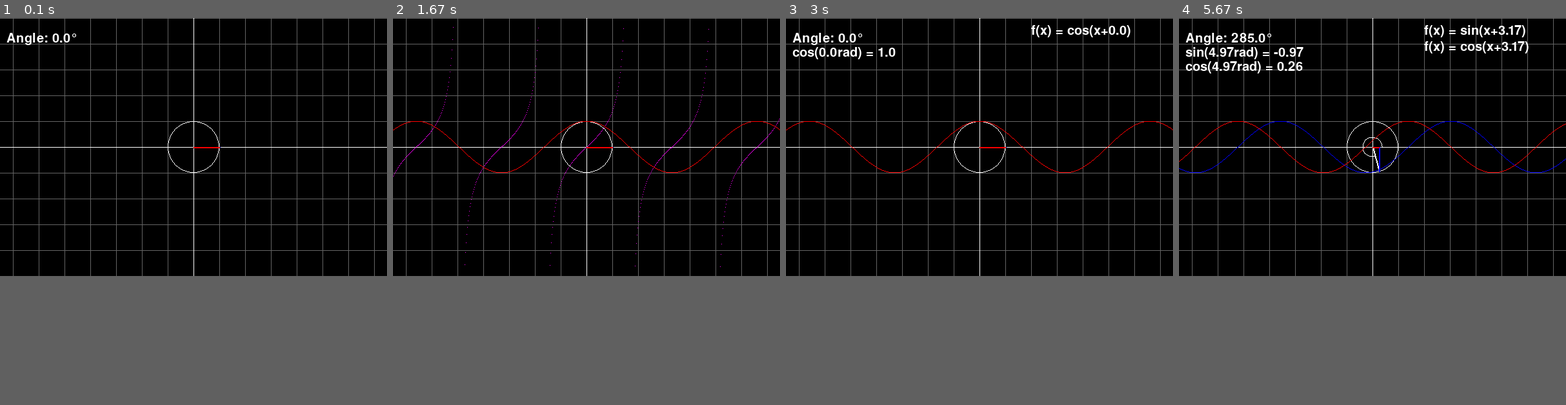
Above: before the commit, frames 1-4 (left to right).
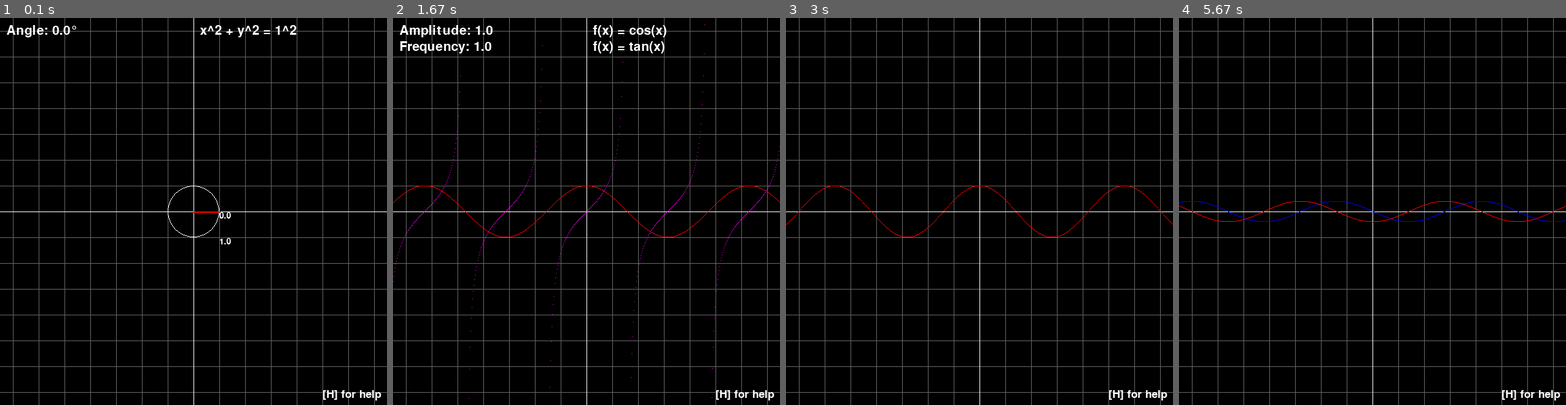
Above: after the commit, the same moments.

Repository: NamoradoDoPedro/Trigonometric_Ratios-Pygame
Game: pygame game, started from main.py
Same seed, same stepped clock (60 frames per second), same inputs: the game is played once before the commit and once after it.
Inputs:
- Up to frame 1 (0.1 s): no input
- Up to frame 2 (1.67 s): tap C at 0.33 s; hold H 0.67-1.13 s; hold D 0.67-1.13 s; tap T at 0.82 s; hold H 1.17-1.63 s; hold D 1.17-1.63 s; tap I at 1.32 s
- Up to frame 3 (3 s): tap Right at 1.67 s; hold D 2-2.47 s; tap T at 2.15 s; hold D 2.5-2.97 s; tap I at 2.65 s
- Up to frame 4 (5.67 s): hold S 3-3.3 s; hold Down 3-3.3 s; tap C at 3.15, 4.55 s; hold D 3.33-3.97 s; tap T at 3.48, 5.05 s; hold S 4-4.37 s; hold Down 4-4.37 s; tap I at 4.15, 5.55 s; hold D 4.4-4.87 s; hold D 4.9-5.37 s; hold S from 5.4 s (still down); hold Down from 5.4 s (still down)
In our replay, the window is 600x400 before the commit and 600x600 after it. These sizes can differ from the game's own. Grey fills any space a smaller window leaves; there, only what the larger window draws over its background counts as a difference.

The runs differ from the first frame. In frame 1, 5.8% of the frame differs, in the area x 0-100%, y 0-100%; in frame 2, 6.6%; in frame 3, 6.2%; in frame 4, 7.2%.

Commit message:
Update main.py

Diff:
--- a/main.py
+++ b/main.py
@@ -1,21 +1,27 @@
 import pygame as pg
 from pygame import Vector2 as v
 from pygame.locals import *
+from pygame.draw import line, arc, circle, rect
 
 from math import sin, cos, tan, radians, degrees
 from sys import exit
 
+WHITE = (255, 255, 255)
+GRAY = (100, 100, 100)
+BLACK = (0, 0, 0)
+FONT = pg.font.get_default_font()
+
 
 class Display:
-    dimension = v(600, 400)
-    display = pg.display.set_mode((dimension))
+    dimension = v(600, 600)
+    display = pg.display.set_mode(dimension)
     title = pg.display.set_caption("Graphic")
 
 
 class Math:
     amplitude = 40
-    frequency = 0.02379
-    angle_ajust = 0.73333333333333333333333333333333
+    frequency = amplitude/(amplitude*amplitude)
+    angle_ajust = 0.69722222222222222222222222222222
 
 
 class Graphic:
@@ -27,13 +33,14 @@
         self.tan_color = (255, 0, 255)
 
     def reset(self) -> None:
-        self.dimension = v(1, 1)
+        self.DIMENSION = v(1, 1)
         self.amplitude = Math.amplitude
         self.frequency = Math.frequency
-        self.e = 0
+        self.circle_value = 0
         self.circle_size = 1
+        self.arc_size = v(30*self.circle_size, 30*self.circle_size)
+        self.sin_size = 1
         self.cos_size = 1
-        self.sin_size = 1
         self.tan_size = 1
 
         self.toggle_sin = False
@@ -41,6 +48,10 @@
         self.toggle_tan = False
         self.toggle_circle = True
         self.toggle_info = True
+        self.toggle_help = False
+
+        self.toggle_axes = True
+        self.toggle_background_axes = True
 
     def change_size(self, x):
         self.circle_size = x
@@ -50,118 +61,138 @@
 
     @staticmethod
     def axes() -> None:
-        WHITE = (255, 255, 255)
-        mid = v(int(Display.dimension.x/2), int(Display.dimension.y/2))
-        line = pg.draw.line
+        mid = (Display.dimension/2)
 
         # Axes X
-        line(Display.display, WHITE, (mid.x, 0), (mid.x, Display.dimension.x))
+        line(Display.display, WHITE, (0, mid.y), (Display.dimension.x, mid.y))
         # Axes Y
-        line(Display.display, WHITE, (0, mid.y), (Display.dimension.x, mid.y))
-
-    @staticmethod
-    def background_axes() -> None:
-        GRAY = (100, 100, 100)
-        line = pg.draw.line
-
-        for i in range(int(Display.dimension.x/40)):
-            line(Display.display, GRAY,
-                 ((i*40)+20, 0), ((i*40)+20, Display.dimension.y))
-
-        for i in range(int(Display.dimension.y/40)):
-            line(Display.display, GRAY,
-                 (0, (i*40)), (Display.dimension.x, (i*40)))
-
-    def sin(self, ag: int = None) -> None:
-        mid = v(int(Display.dimension.x/2), int(Display.dimension.y/2))
+        line(Display.display, WHITE, (mid.x, 0), (mid.x, Display.dimension.y))
+
+    def background_axes(self) -> None:
+        if self.toggle_background_axes:
+            if (Display.dimension.x/Math.amplitude) == int(Display.dimension.x/Math.amplitude) and \
+                    (Display.dimension.y/Math.amplitude) == int(Display.dimension.y/Math.amplitude):
+                if (Display.dimension.x/Math.amplitude) % 2 != 0:
+                    for i in range(int(Display.dimension.x/Math.amplitude)):
+                        line(Display.display, GRAY,
+                             ((i*Math.amplitude)+Math.amplitude/2, 0), ((i*Math.amplitude)+Math.amplitude/2, Display.dimension.y))
+
+                else:
+                    for i in range(int(Display.dimension.x/Math.amplitude)):
+                        line(Display.display, GRAY,
+                             ((i*Math.amplitude), 0), ((i*Math.amplitude), Display.dimension.y))
+
+                if (Display.dimension.y/Math.amplitude) % 2 != 0:
+                    for i in range(int(Display.dimension.y/Math.amplitude)):
+                        line(Display.display, GRAY,
+                             (0, (i*Math.amplitude)+Math.amplitude/2), (Display.dimension.x, (i*Math.amplitude)+Math.amplitude/2))
+
+                else:
+                    for i in range(int(Display.dimension.y/Math.amplitude)):
+                        line(Display.display, GRAY,
+                             (0, (i*Math.amplitude)), (Display.dimension.x, (i*Math.amplitude)))
+
+            else:
+                print("The background_axes() function cannot be executed because it does not have an integer division of the result between Display.dimension and Math.amplitude")
+                self.toggle_background_axes = not self.toggle_background_axes
+
+    def sin(self, trigger: int = None) -> None:
+        mid = (Display.dimension/2)
 
         for i in range(-int(Display.dimension.x*self.sin_size), int(Display.dimension.x*self.sin_size)):
-            center_line = self.dimension.x * (i+mid.x)
+            center_line = self.DIMENSION.x * (i+mid.x)
 
             x = sin(i*self.frequency/self.sin_size) * \
                 -(self.amplitude*self.sin_size)+mid.y
 
-            if ag is None:
+            if trigger is None:
                 if not self.toggle_circle:
-                    pg.draw.rect(Display.display, self.sin_color,
-                                 ((center_line, int(x)), (self.dimension)))
+                    rect(Display.display, self.sin_color,
+                         ((center_line, int(x)), (self.DIMENSION)))
             else:
-                pg.draw.rect(Display.display, self.sin_color,
-                             ((center_line+ag, int(x)), (self.dimension)))
-
-    def cos(self, ag: int = None) -> None:
-        mid = v(int(Display.dimension.x/2), int(Display.dimension.y/2))
+                rect(Display.display, self.sin_color,
+                     ((center_line+trigger, int(x)), (self.DIMENSION)))
+
+    def cos(self, trigger: int = None) -> None:
+        mid = (Display.dimension/2)
 
         for i in range(-int(Display.dimension.x*self.cos_size), int(Display.dimension.x*self.cos_size)):
-            center_line = self.dimension.x * (i+mid.x)
+            center_line = self.DIMENSION.x * (i+mid.x)
 
             x = cos(i*self.frequency/self.cos_size) * \
                 -(self.amplitude*self.cos_size)+mid.y
 
-            if ag is None:
+            if trigger is None:
                 if not self.toggle_circle:
-                    pg.draw.rect(Display.display, self.cos_color,
-                                 ((center_line, int(x)), (self.dimension)))
+                    rect(Display.display, self.cos_color,
+                         ((center_line, int(x)), (self.DIMENSION)))
             else:
-                pg.draw.rect(Display.display, self.cos_color,
-                             ((center_line+ag, int(x)), (self.dimension)))
+                rect(Display.display, self.cos_color,
+                     ((center_line+trigger, int(x)), (self.DIMENSION)))
 
     def tan(self) -> None:
-        mid = v(int(Display.dimension.x/2), int(Display.dimension.y/2))
+        mid = (Display.dimension/2)
 
         for i in range(int(-mid.x), int(+mid.x)):
-            center_line = self.dimension.x * (i+mid.x)
+            center_line = self.DIMENSION.x * (i+mid.x)
 
             x = tan(i*self.frequency/self.tan_size)*- \
                 (self.amplitude*self.tan_size)+mid.y
 
-            pg.draw.rect(Display.display, self.tan_color,
-                         ((center_line, int(x)), (self.dimension)))
+            rect(Display.display, self.tan_color,
+                 ((center_line, int(x)), (self.DIMENSION)))
 
     def circle(self) -> None:
-        mid = v(int(Display.dimension.x/2), int(Display.dimension.y/2))
-        arc_size = v(30*self.circle_size, 30*self.circle_size)
+        mid = (Display.dimension/2)
 
         _sin = self.circle_size * \
-            sin(self.e*Math.frequency)*-Math.amplitude+mid.y
+            sin(self.circle_value*Math.frequency)*-Math.amplitude+mid.y
         _cos = -self.circle_size * \
-            cos(self.e*Math.frequency)*-Math.amplitude+mid.x
-
-        self.angle = degrees(radians(self.e/Math.angle_ajust))
+            cos(self.circle_value*Math.frequency)*-Math.amplitude+mid.x
+
+        self.angle = degrees(radians(self.circle_value/Math.angle_ajust))
 
         if self.angle > 360:
-            self.e = 0
+            self.circle_value = 0
         if self.angle < 0:
-            self.e = 360*Math.angle_ajust
-
-        pg.draw.circle(Display.display, self.circle_color, mid,
-                       self.circle_size*Math.amplitude, 1)
+            self.circle_value = 360*Math.angle_ajust
+
+        circle(Display.display, self.circle_color,
+               mid, self.circle_size*Math.amplitude, 1)
 
         # hypotenuse
-        pg.draw.line(Display.display, self.circle_color, mid,
-                     (_cos, _sin), 2)
+        line(Display.display, self.circle_color,
+             mid, (_cos, _sin), 2)
 
         # sin
-        pg.draw.line(Display.display, self.sin_color, (_cos, mid.y),
-                     (_cos, _sin), 2)
+        line(Display.display, self.sin_color,
+             (_cos, mid.y), (_cos, _sin), 2)
 
         # cos
-        pg.draw.line(Display.display, self.cos_color, mid,
-                     (_cos, mid.y), 2)
-
-        # angle arc
-        pg.draw.arc(Display.display, self.circle_color,
-                    ((mid.x-arc_size.x/2, mid.y-arc_size.y/2), arc_size), 0, radians(self.angle), 1)
+        line(Display.display, self.cos_color,
+             mid, (_cos, mid.y), 2)
+
+        # arc sangle
+        arc(Display.display, self.circle_color,
+            ((mid.x-self.arc_size.x/2, mid.y-self.arc_size.y/2), self.arc_size), 0, radians(self.angle), 1)
+
+        SIZE = 20
+        blit = Display.display.blit
+        render_text = pg.font.SysFont(FONT, SIZE).render
+        # SIN INFO GRAPHIC TEXT
+        blit(render_text(f"{round(sin(radians(self.angle)), 2)}", True, WHITE),
+             (mid.x+(Math.amplitude*self.circle_size), _sin))
+        # COS INFO GRAPHIC TEXT
+        blit(render_text(f"{round(cos(radians(self.angle)), 2)}", True, WHITE),
+             (_cos, mid.y+(Math.amplitude*self.circle_size)))
 
         if self.toggle_sin:
-            self.sin(-int(self.e*self.circle_size))
+            self.sin(-int(self.circle_value*self.circle_size))
         if self.toggle_cos:
-            self.cos(-int(self.e*self.circle_size))
+            self.cos(-int(self.circle_value*self.circle_size))
 
     def show_info(self) -> None:
-        FONT = pg.font.get_default_font()
         SIZE = 30
-        WHITE = (255, 255, 255)
 
         Amplitude = round(
             ((self.amplitude-Math.amplitude)/Math.amplitude)+1, 2)
@@ -191,75 +222,171 @@
             cosInfos = f"f(x) = cos(x)*{a}"
             tanInfos = f"f(x) = tan(x)*{a}"
 
-        circleInfos = [
-            f"Angle: {round(self.angle, 2)}°",
-            f"sin({round(radians(self.angle), 2)}rad) = {round(sin(radians(self.angle)), 2)}",
-            f"cos({round(radians(self.angle), 2)}rad) = {round(cos(radians(self.angle)), 2)}"
-        ]
-
-        if self.circle_size != 1:
-            circleSinInfo = f"f(x) = {self.circle_size}sin((x+{round((self.e)/66, 2)})/{self.circle_size})"
-            circleCosInfo = f"f(x) = {self.circle_size}cos((x+{round((self.e)/66, 2)})/{self.circle_size})"
-        else:
-            circleSinInfo = f"f(x) = sin(x+{round((self.e)/66, 2)})"
-            circleCosInfo = f"f(x) = cos(x+{round((self.e)/66, 2)})"
+        if self.toggle_circle:
+            circleInfos = [
+                f"Angle: {round(self.angle, 2)}°",
+                f"sin({round(radians(self.angle), 2)}rad) = {round(sin(radians(self.angle)), 2)}",
+                f"cos({round(radians(self.angle), 2)}rad) = {round(cos(radians(self.angle)), 2)}"
+            ]
+
+            _sin = round((self.circle_value)/66, 2)
+            _cos = round((self.circle_value)/66, 2)
+            if self.circle_size == 1:
+                if _sin != 0:
+                    if Amplitude == 1 and Frequency == 1:
+                        circleSinInfo = f"f(x) = sin(x+{_sin})"
+                    elif Amplitude != 1 and Frequency != 1:
+                        circleSinInfo = f"f(x) = sin(x+{_sin}*{Frequency})*{Amplitude}"
+                    elif Amplitude != 1:
+                        circleSinInfo = f"f(x) = sin(x+{_sin})*{Amplitude}"
+                    else:
+                        circleSinInfo = f"f(x) = sin(x+{_sin}*{Frequency})"
+                else:
+                    circleSinInfo = sinInfos
+
+                if _cos != 0:
+                    if Amplitude == 1 and Frequency == 1:
+                        circleCosInfo = f"f(x) = cos(x+{_cos})"
+                    elif Amplitude != 1 and Frequency != 1:
+                        circleCosInfo = f"f(x) = cos(x+{_cos}*{Frequency})*{Amplitude}"
+                    elif Amplitude != 1:
+                        circleCosInfo = f"f(x) = cos(x+{_cos})*{Amplitude}"
+                    else:
+                        circleCosInfo = f"f(x) = cos(x+{_cos}*{Frequency})"
+                else:
+                    circleCosInfo = cosInfos
+            else:
+                if _sin != 0:
+                    if Amplitude == 1 and Frequency == 1:
+                        circleSinInfo = f"f(x) = {self.circle_size}sin((x+{_sin})/{self.circle_size})"
+                    elif Amplitude != 1 and Frequency != 1:
+                        circleSinInfo = f"f(x) = {self.circle_size}sin((x+{_sin}*{Frequency})*{Amplitude}/{self.circle_size})"
+                    elif Amplitude != 1:
+                        circleSinInfo = f"f(x) = {self.circle_size}sin((x+{_sin})*{Amplitude}/{self.circle_size})"
+                    else:
+                        circleSinInfo = f"f(x) = {self.circle_size}sin((x+{_sin}*{Frequency})/{self.circle_size})"
+                else:
+                    circleSinInfo = sinInfos
+
+                if _cos != 0:
+                    if Amplitude == 1 and Frequency == 1:
+                        circleCosInfo = f"f(x) = {self.circle_size}cos((x+{_cos})/{self.circle_size})"
+                    elif Amplitude != 1 and Frequency != 1:
+                        circleCosInfo = f"f(x) = {self.circle_size}cos((x+{_cos}*{Frequency})*{Amplitude}/{self.circle_size})"
+                    elif Amplitude != 1:
+                        circleCosInfo = f"f(x) = {self.circle_size}cos((x+{_cos})*{Amplitude}/{self.circle_size})"
+                    else:
+                        circleCosInfo = f"f(x) = {self.circle_size}cos((x+{_cos}*{Frequency})/{self.circle_size})"
+                else:
+                    circleCosInfo = cosInfos
 
         blit = Display.display.blit
         render_text = pg.font.SysFont(FONT, SIZE).render
-
-        if not self.toggle_circle:
+        mid = v(Display.dimension/2)
+
+        if self.toggle_circle:
+            blit(render_text(
+                circleInfos[0], True, WHITE), (10, 10))
+            blit(render_text(
+                f"x^2 + y^2 = {self.circle_size}^2", True, WHITE),
+                (mid.x+10, 10))
+
+            if self.toggle_sin and self.toggle_cos:
+                blit(render_text(
+                    circleInfos[1], True, WHITE), (10, 35))
+                blit(render_text(
+                    circleInfos[2], True, WHITE), (10, 60))
+
+                # Default
+                blit(render_text(circleSinInfo, True, WHITE),
+                     (mid.x+10, 35))
+                blit(render_text(circleCosInfo, True, WHITE),
+                     (mid.x+10, 60))
+
+            elif self.toggle_sin:
+                blit(render_text(
+                    circleInfos[1], True, WHITE), (10, 35))
+
+                # Default
+                blit(render_text(circleSinInfo, True, WHITE),
+                     (mid.x+10, 35))
+
+            elif self.toggle_cos:
+                blit(render_text(
+                    circleInfos[2], True, WHITE), (10, 35))
+
+                # Default
+                blit(render_text(circleCosInfo, True, WHITE),
+                     (mid.x+10, 35))
+
+        else:
+            _infos_active = 0
             if self.toggle_sin or self.toggle_cos or self.toggle_tan:
                 blit(render_text(Amplitude_Text, True, WHITE), (10, 10))
-                blit(render_text(Frequency_Text, True, WHITE), (10, 30))
+                blit(render_text(Frequency_Text, True, WHITE), (10, 35))
+
+            if self.toggle_sin:
+                blit(render_text(sinInfos, True, WHITE),
+                     (mid.x+10, 10+(25*_infos_active)))
+                _infos_active += 1
+
+            if self.toggle_cos:
+                blit(render_text(cosInfos, True, WHITE),
+                     (mid.x+10, 10+(25*_infos_active)))
+                _infos_active += 1
+
+            if self.toggle_tan:
+                blit(render_text(tanInfos, True, WHITE),
+                     (mid.x+10, 10+(25*_infos_active)))
+                _infos_active += 1
+
+    def show_help(self) -> None:
+        SIZE = 25
+        mid = v(Display.dimension/2)
 
         if self.toggle_circle:
-            if self.toggle_sin and self.toggle_cos:
-                blit(render_text(
-                    circleInfos[0], True, WHITE), (10, 22))
-                blit(render_text(
-                    circleInfos[1], True, WHITE), (10, 44))
-                blit(render_text(
-                    circleInfos[2], True, WHITE), (10, 66))
-
-                # Default
-                blit(render_text(circleSinInfo, True, WHITE),
-                     (Display.dimension.x-220, 10))
-                blit(render_text(circleCosInfo, True, WHITE),
-                     (Display.dimension.x-220, 35))
-
-            elif self.toggle_sin:
-                blit(render_text(
-                    circleInfos[0], True, WHITE), (10, 22))
-                blit(render_text(
-                    circleInfos[1], True, WHITE), (10, 44))
-
-                # Default
-                blit(render_text(circleSinInfo, True, WHITE),
-                     (Display.dimension.x-220, 10))
-
-            elif self.toggle_cos:
-                blit(render_text(
-                    circleInfos[0], True, WHITE), (10, 22))
-                blit(render_text(
-                    circleInfos[2], True, WHITE), (10, 44))
-
-                # Default
-                blit(render_text(circleCosInfo, True, WHITE),
-                     (Display.dimension.x-220, 10))
-
-            else:
-                blit(render_text(
-                    circleInfos[0], True, WHITE), (10, 22))
-
-        elif self.toggle_sin:
-            blit(render_text(sinInfos, True, WHITE),
-                 (Display.dimension.x-220, 10))
-        elif self.toggle_cos:
-            blit(render_text(cosInfos, True, WHITE),
-                 (Display.dimension.x-220, 10))
-        elif self.toggle_tan:
-            blit(render_text(tanInfos, True, WHITE),
-                 (Display.dimension.x-220, 10))
+            controlers = [
+                "[S] Toggle sine",
+                "[C] Toggle cosine",
+                "[T] Toggle tangent",
+                "[D] Toggle circle",
+                "[I] Toggle info",
+                "[R] Reset",
+                "[UP] Increase angle",
+                "[DOWN] Decrease angle",
+                "[NUMBER] Change size",
+            ]
+        else:
+            controlers = [
+                "[S] Toggle sine",
+                "[C] Toggle cosine",
+                "[T] Toggle tangent",
+                "[D] Toggle circle",
+                "[I] Toggle info",
+                "[R] Reset",
+                "[UP] Increase amplitude",
+                "[DOWN] Decrease amplitude",
+                "[RIGHT] Increase frequency",
+                "[LEFT] Decrease frequency",
+                "[NUMBER] Change size",
+            ]
+
+        class square:
+            dim = v(255, SIZE*len(controlers)+SIZE)
+            pos = v(mid.x - (dim.x/2),
+                    mid.y - Math.amplitude*(len(controlers)/2))
+
+        rect(Display.display, WHITE,
+             (square.pos-(1, 1), square.dim+(2, 2)))
+        rect(Display.display, BLACK,
+             (square.pos, square.dim))
+
+        blit = Display.display.blit
+        render_text = pg.font.SysFont(FONT, SIZE).render
+
+        for index, info in enumerate(controlers):
+            blit(render_text(info, True, WHITE),
+                 (square.pos.x+10, square.pos.y+10 + (index*SIZE)))
 
     def controller(self) -> None:
         key = pg.key.get_pressed()
@@ -275,9 +402,9 @@
 
         elif self.toggle_circle:
             if key[K_UP]:
-                self.e += 1
+                self.circle_value += 0.5
             if key[K_DOWN]:
-                self.e -= 1
+                self.circle_value -= 0.5
 
         for i, K in enumerate([K_1, K_2, K_3, K_4, K_5, K_6, K_7, K_8, K_9]):
             if key[K]:
@@ -286,12 +413,6 @@
         if key[K_r]:
             self.reset()
 
-    def reset_func(self) -> None:
-        self.toggle_sin = False
-        self.toggle_cos = False
-        self.toggle_tan = False
-        self.toggle_circle = False
-
 
 class Game:
     def __init__(self) -> None:
@@ -300,37 +421,45 @@
     def update(self) -> None:
         Display.display.fill((0, 0, 0))
 
-        self.graphic.controller()
-        self.graphic.background_axes()
-        self.graphic.axes()
-        self.graphic.sin() if self.graphic.toggle_sin else ...
-        self.graphic.cos() if self.graphic.toggle_cos else ...
-        self.graphic.tan() if self.graphic.toggle_tan else ...
-        self.graphic.circle() if self.graphic.toggle_circle else ...
-        self.graphic.show_info() if self.graphic.toggle_info else ...
+        self.graphic.background_axes() if self.graphic.toggle_background_axes else ...
+        self.graphic.axes() if self.graphic.toggle_axes else ...
+        if not self.graphic.toggle_help:
+            self.graphic.controller()
+            self.graphic.sin() if self.graphic.toggle_sin else ...
+            self.graphic.cos() if self.graphic.toggle_cos else ...
+            self.graphic.tan() if self.graphic.toggle_tan else ...
+            self.graphic.circle() if self.graphic.toggle_circle else ...
+            self.graphic.show_info() if self.graphic.toggle_info else ...
+        self.graphic.show_help() if self.graphic.toggle_help else ...
+
+        if not self.graphic.toggle_help:
+            SIZE = 25
+            blit = Display.display.blit
+            render_text = pg.font.SysFont(FONT, SIZE).render
+
+            blit(render_text("[H] for help", True, WHITE),
+                 (Display.dimension.x-100, Display.dimension.y-SIZE))
 
         pg.display.update()
 
-    def controller(self) -> None:
+    def controller(self, all=True) -> None:
         key = pg.key.get_pressed()
-        if key[K_s]:
-            # self.graphic.reset_func()
-            # self.graphic.toggle_sin = not self.graphic.toggle_sin if not self.graphic.toggle_sin else ...
-            self.graphic.toggle_sin = not self.graphic.toggle_sin
-        if key[K_c]:
-            # self.graphic.reset_func()
-            # self.graphic.toggle_cos = not self.graphic.toggle_cos if not self.graphic.toggle_cos else ...
-            self.graphic.toggle_cos = not self.graphic.toggle_cos
-        if key[K_t]:
-            # self.graphic.reset_func()
-            # self.graphic.toggle_tan = not self.graphic.toggle_tan if not self.graphic.toggle_tan else ...
-            self.graphic.toggle_tan = not self.graphic.toggle_tan
-        if key[K_d]:
-            # self.graphic.reset_func()
-            # self.graphic.toggle_circle = not self.graphic.toggle_circle if not self.graphic.toggle_circle else ...
-            self.graphic.toggle_circle = not self.graphic.toggle_circle
-        if key[K_i]:
-            self.graphic.toggle_info = not self.graphic.toggle_info
+        if all:
+            if key[K_s]:
+                self.graphic.toggle_sin = not self.graphic.toggle_sin
+            if key[K_c]:
+                self.graphic.toggle_cos = not self.graphic.toggle_cos
+            if key[K_t]:
+                self.graphic.toggle_tan = not self.graphic.toggle_tan
+            if key[K_d]:
+                self.graphic.toggle_circle = not self.graphic.toggle_circle
+            if key[K_i]:
+                self.graphic.toggle_info = not self.graphic.toggle_info
+            if key[K_h]:
+                self.graphic.toggle_help = not self.graphic.toggle_help
+        else:
+            if key[K_h]:
+                self.graphic.toggle_help = not self.graphic.toggle_help
 
 
 if __name__ == "__main__":
@@ -345,7 +474,10 @@
                 exit()
 
             if event.type == KEYDOWN:
-                game.controller()
+                if game.graphic.toggle_help:
+                    game.controller(False)
+                else:
+                    game.controller()
 
         game.update()
         clock.tick(60)
